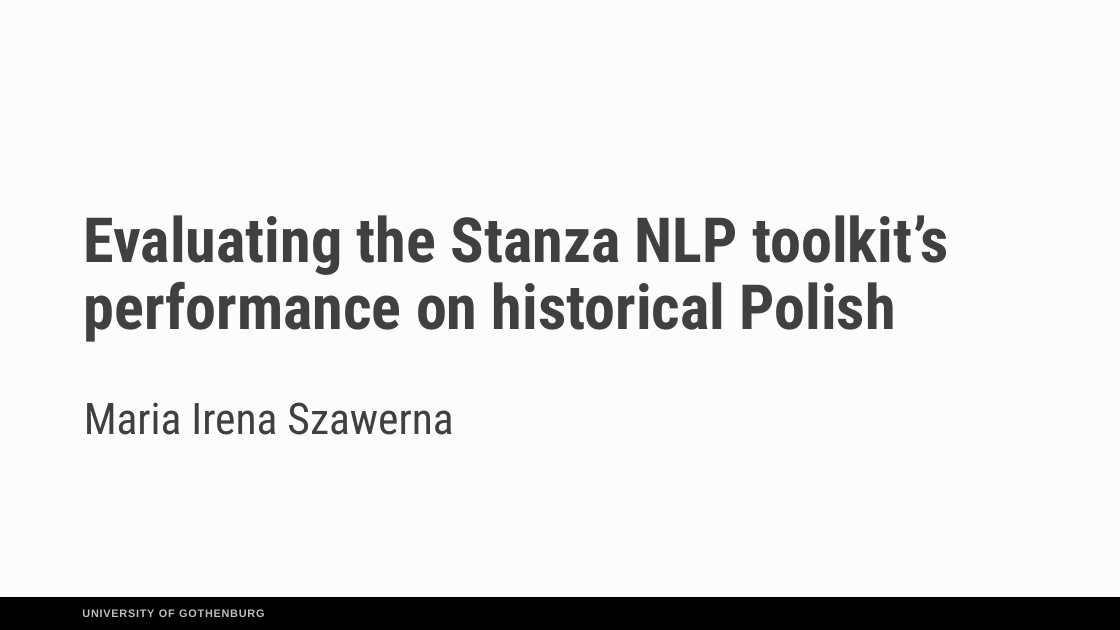
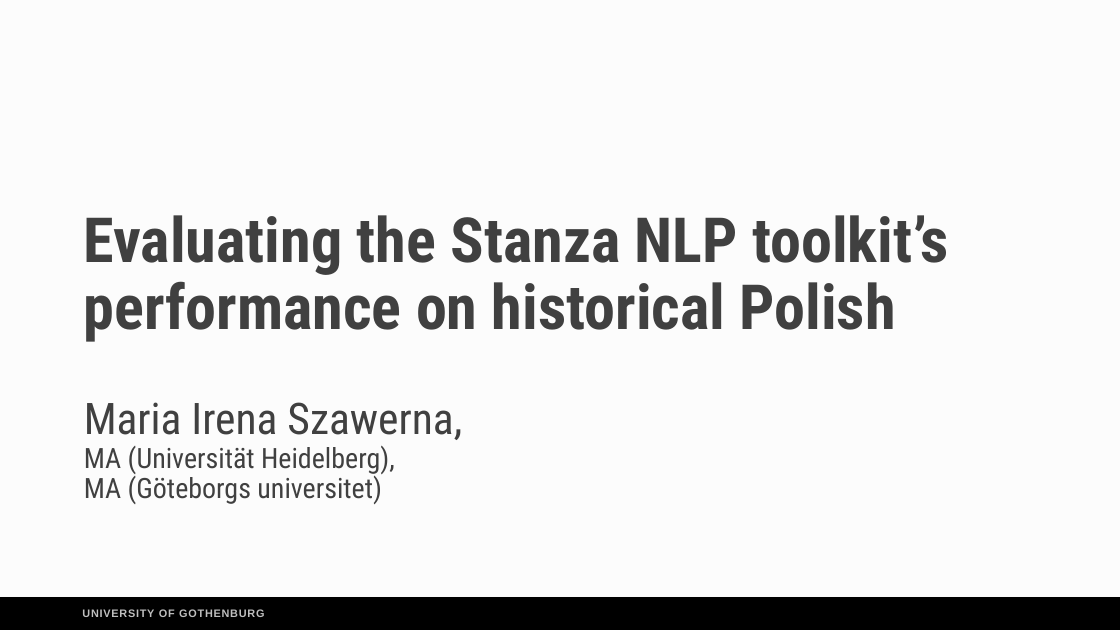
Before and after one commit to Turtilla/WSMF-presentation, a slide deck: slide 1 of presentation/WSMF_presentation.pptx. Drawn at 1120x630 pixels with LibreOffice and Linux fonts; fonts in the diff are those of the drawing; background and template pictures are left out. Boxes give left, top, right and bottom in pixels: in the first picture for what was removed or moved away, otherwise in the second. Text is boxed around its words. In the diff, an @@ line names an element or a change of style, - is before the commit and + after.

Commit message:
Updating the presentation

```diff
--- a/presentation/WSMF_presentation.pptx
+++ b/presentation/WSMF_presentation.pptx
@@ title at [84,215,948,504]: text changed; bold off @@
-Evaluating the Stanza NLP toolkit’s performance on historical Polish
-Maria Irena Szawerna
+Evaluating the Stanza NLP toolkit’s performance on historical Polish
+Maria Irena Szawerna,
+MA (Universität Heidelberg),
+MA (Göteborgs universitet)
```
Also in this commit, not shown: 7 other slides changed, 1 slide added, 1 slide removed, 1 other file.
